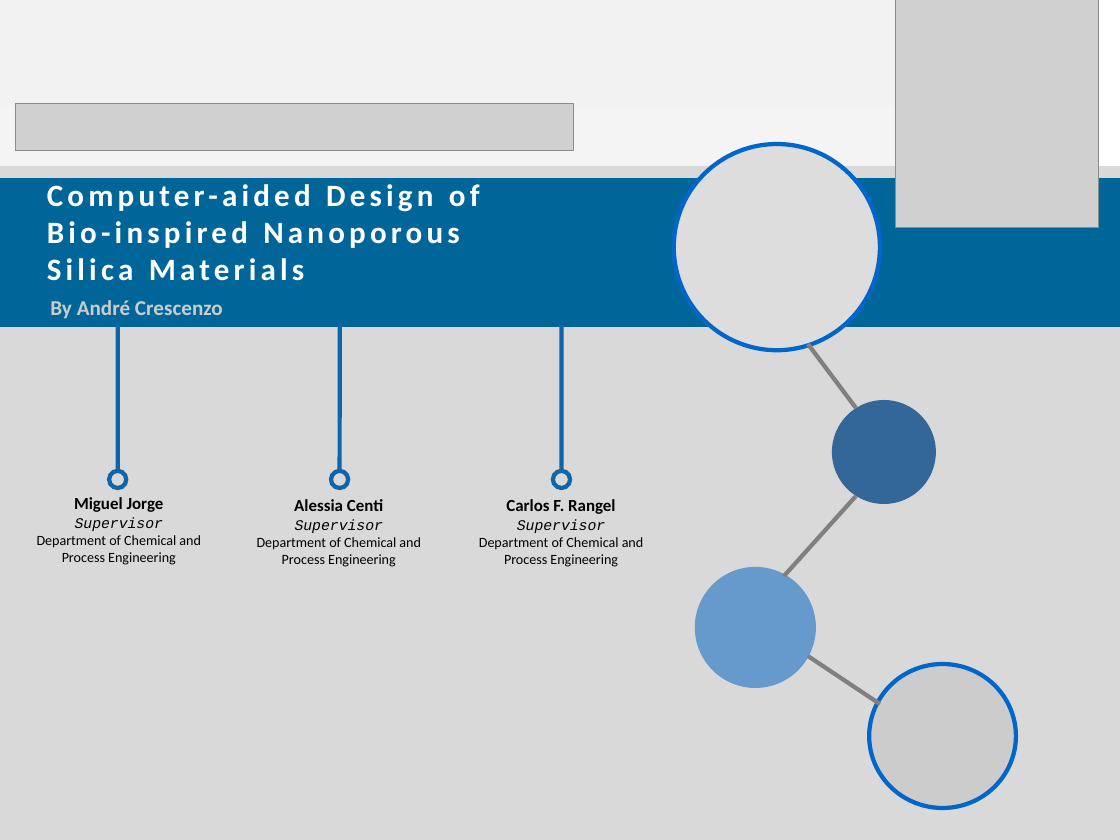
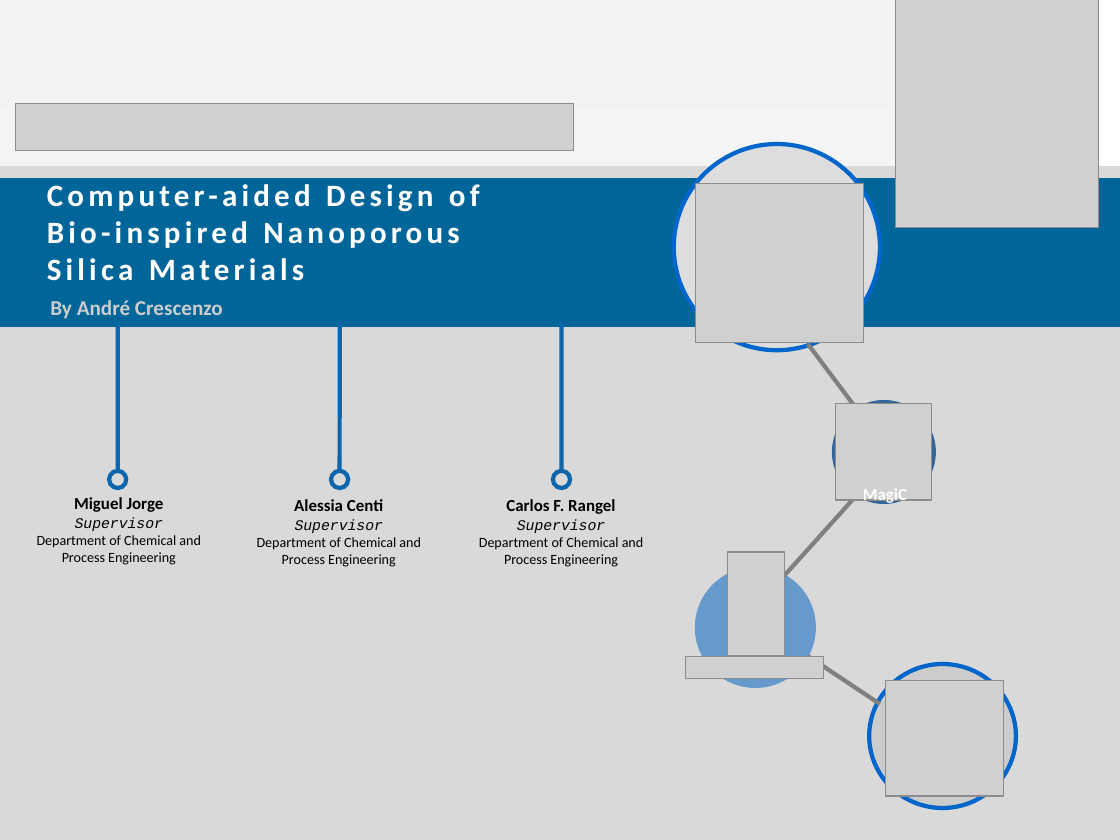
Before and after one commit to acnz/summer-prj, a slide deck: slide 1 of Slides.odp. Drawn at 1120x840 pixels with LibreOffice and Linux fonts; fonts in the diff are those of the drawing; grey boxes stand for pictures. Boxes give left, top, right and bottom in pixels: in the first picture for what was removed or moved away, otherwise in the second. Text is boxed around its words. In the diff, an @@ line names an element or a change of style, - is before the commit and + after.

```diff
--- a/Slides.odp
+++ b/Slides.odp
@@ picture added at [696,184,864,344] @@
@@ picture added at [836,405,933,501] @@
@@ freeform shape removed at [854,421,908,454] @@
@@ freeform shape removed at [864,449,918,483] @@
@@ text added at [863,489,907,504], 12 pt, text #FFFFFF, bold @@
+MagiC
@@ picture added at [728,552,786,656] @@
@@ picture added at [686,657,824,679] @@
@@ picture added at [886,681,1004,797] @@
```
Also in this commit, not shown: 3 other slides changed.
